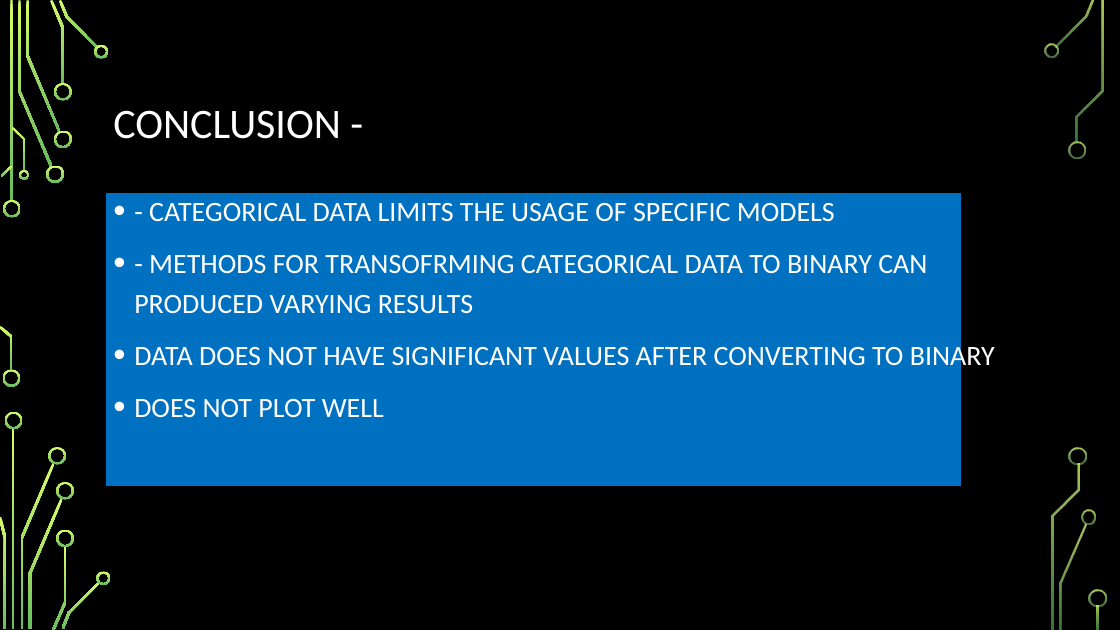
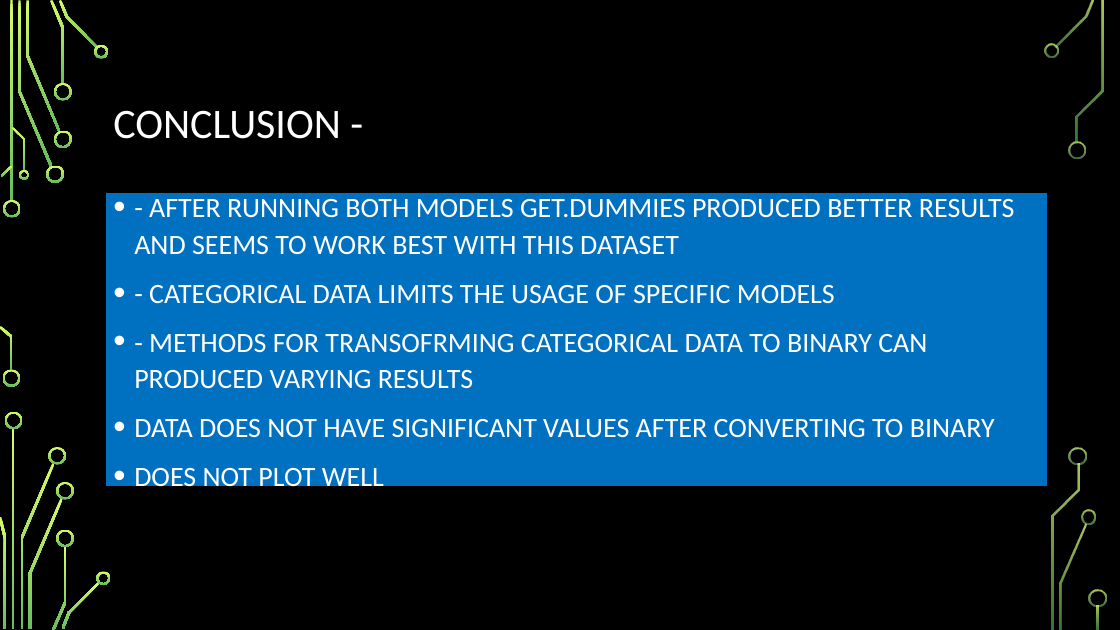
Before and after one commit to alcazar007/Project_3_CarData, a slide deck: slide 12 of Final_Project_Files/FINAL_PROJECT_CARDATA.pptx. Drawn at 1120x630 pixels with LibreOffice and Linux fonts; fonts in the diff are those of the drawing; background and template pictures are left out. Boxes give left, top, right and bottom in pixels: in the first picture for what was removed or moved away, otherwise in the second. Text is boxed around its words. In the diff, an @@ line names an element or a change of style, - is before the commit and + after.

```diff
--- a/Final_Project_Files/FINAL_PROJECT_CARDATA.pptx
+++ b/Final_Project_Files/FINAL_PROJECT_CARDATA.pptx
@@ rectangle: place and size @@
-rectangle at (105,192,962,486)
+rectangle at (105,192,1049,486)
@@ text at (134,199,1014,255): paragraph added @@
+• - AFTER RUNNING BOTH MODELS GET.DUMMIES PRODUCED BETTER RESULTS AND SEEMS TO WORK BEST WITH THIS DATASET
@@ text at (134,285,995,493): line spacing 1.2 to 1.1 @@
```
Also in this commit, not shown: 1 other slide changed.
